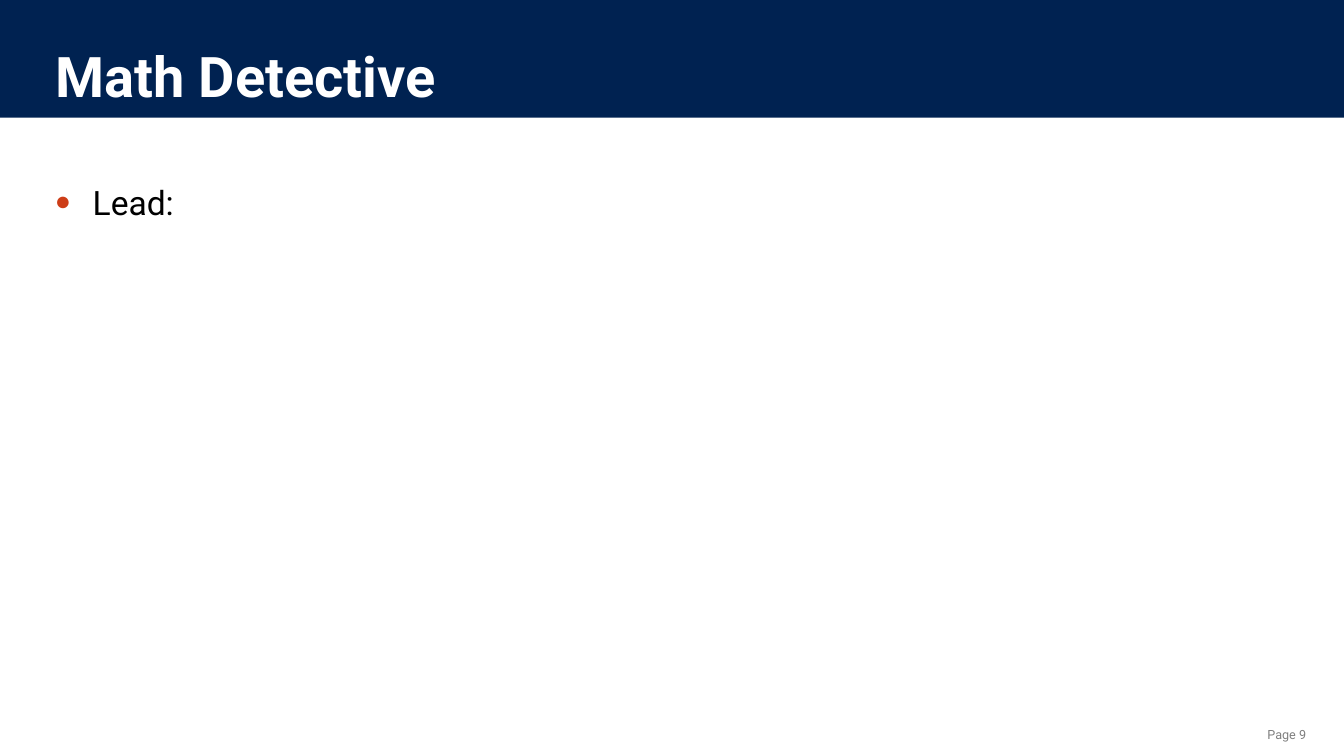
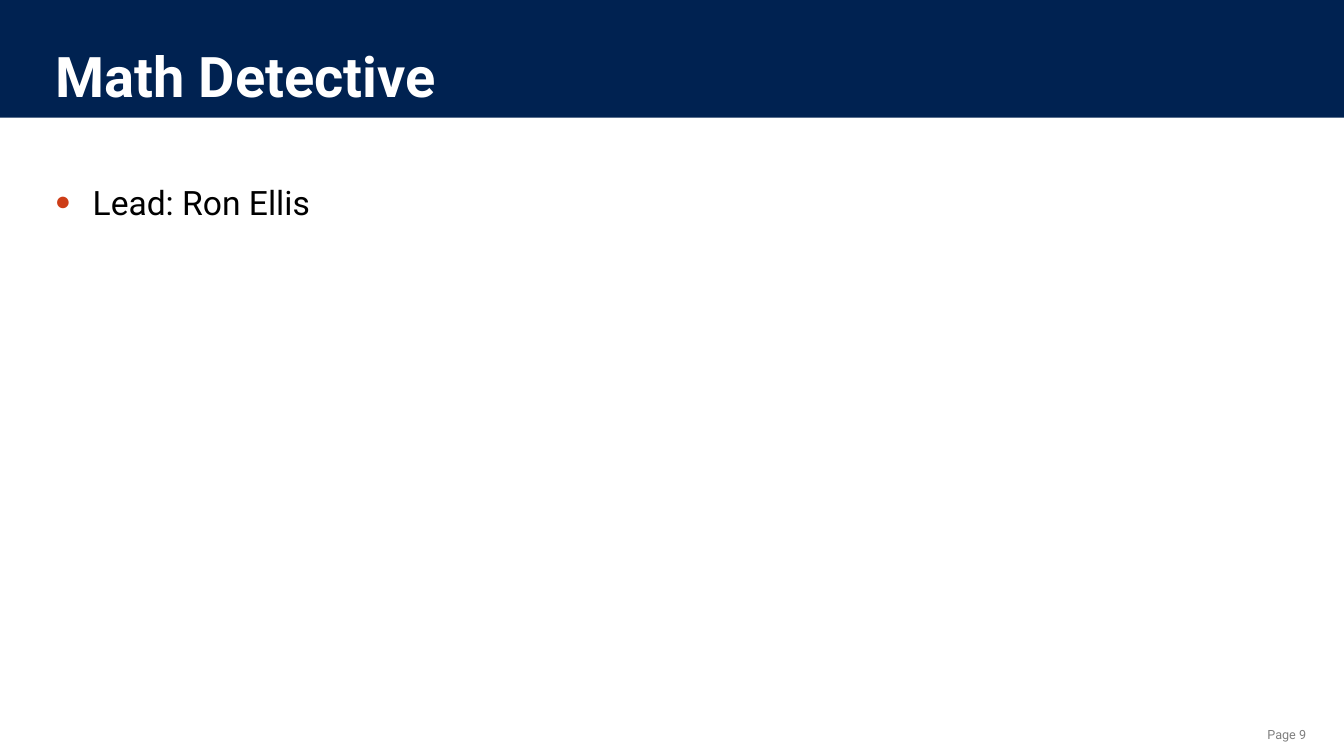
Before and after one commit to benetech/DIAGRAM-Code-Sprint-2018, a slide deck: slide 9 of CodeSprint Projects.pptx. Drawn at 1344x756 pixels with LibreOffice and Linux fonts; fonts in the diff are those of the drawing; background and template pictures are left out. Boxes give left, top, right and bottom in pixels: in the first picture for what was removed or moved away, otherwise in the second. Text is boxed around its words. In the diff, an @@ line names an element or a change of style, - is before the commit and + after.

```diff
--- a/CodeSprint Projects.pptx
+++ b/CodeSprint Projects.pptx
@@ text at [93,189,310,216]: text changed @@
-● Lead:
+● Lead: Ron Ellis
```
Also in this commit, not shown: 10 other slides changed.
